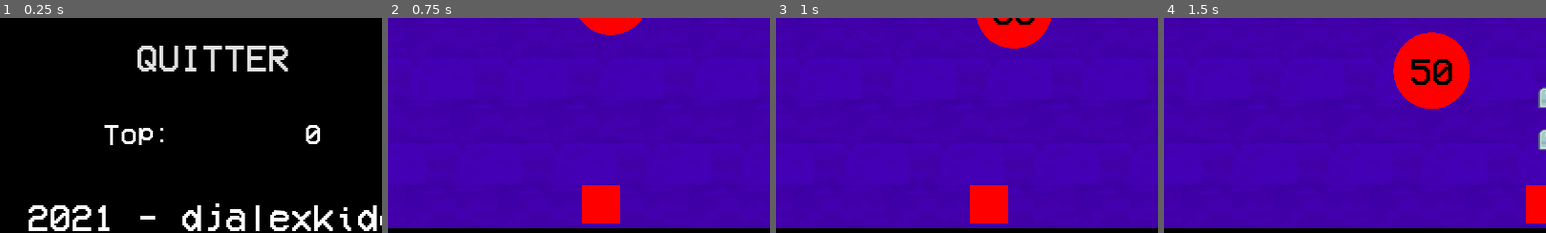
Above: before the commit, frames 1-4 (left to right).
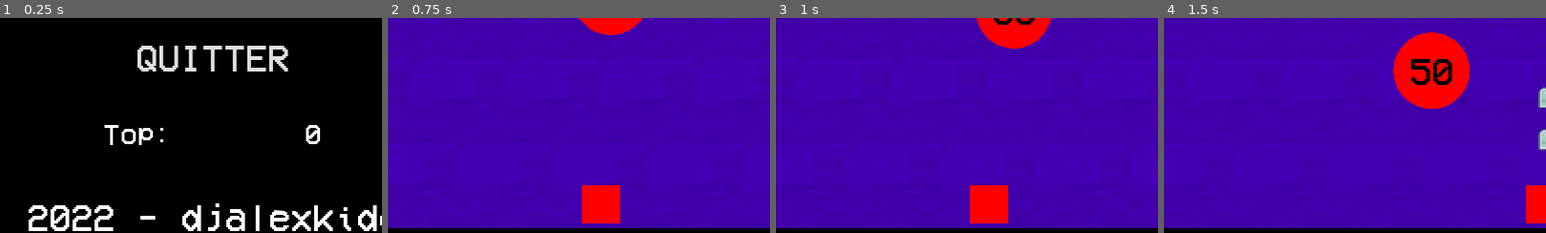
Above: after the commit, the same moments.

Repository: djalexkidd/ping-blast
Game: Godot game, scene res://scenes/MainMenu.tscn
Two runs of this game, one before a commit and one after it. Both use one fixed random seed, a clock stepped at 60 frames per second and the inputs below. Sound files missing from this copy of the repository are replaced by a short silence.
Inputs (mouse positions are % of the whole screen's width and height, from its top left):
- Up to frame 1 (0.25 s): no input
- Up to frame 2 (0.75 s): click "JOUER" at 0.5 s
- Up to frame 3 (1 s): no input
- Up to frame 4 (1.5 s): move the mouse to (72, 45) at 1.27 s; press the mouse at (72, 45) at 1.28 s
The pictures show only the part of the screen within x 22-72%, y 50-100%; the shares and areas given below are measured in that part.

The runs differ from the first frame. In frame 1, 0.3% of the frame differs, in the area x 24-30%, y 87-100%; in frame 2, nothing differs; in frame 3, nothing differs; in frame 4, nothing differs.

Commit message:
Merde j'ai oublié le copyright

Diff:
--- a/scenes/MainMenu.tscn
+++ b/scenes/MainMenu.tscn
@@ -59,7 +59,7 @@
 anchor_bottom = 1.0
 margin_top = -57.0
 custom_fonts/font = SubResource( 2 )
-text = "2021 - djalexkidd"
+text = "2022 - djalexkidd"
 align = 1
 __meta__ = {
 "_edit_use_anchors_": false
